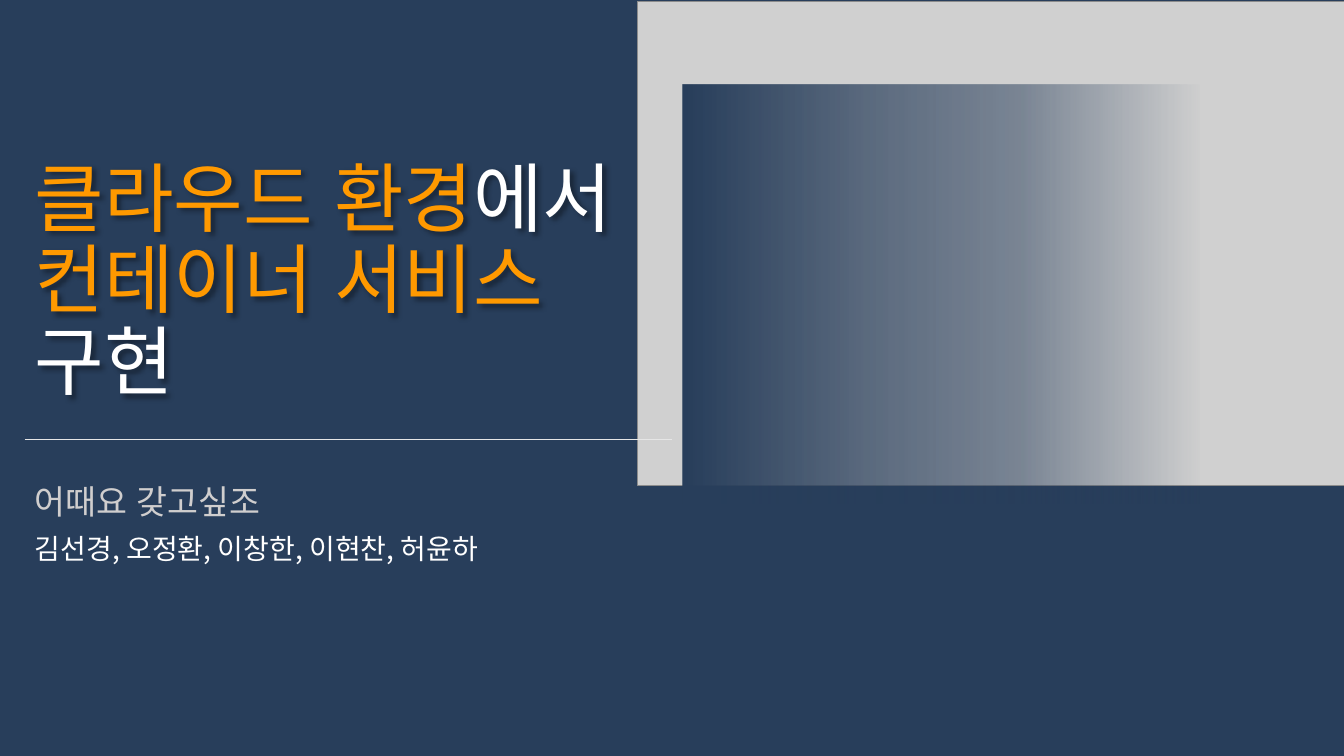
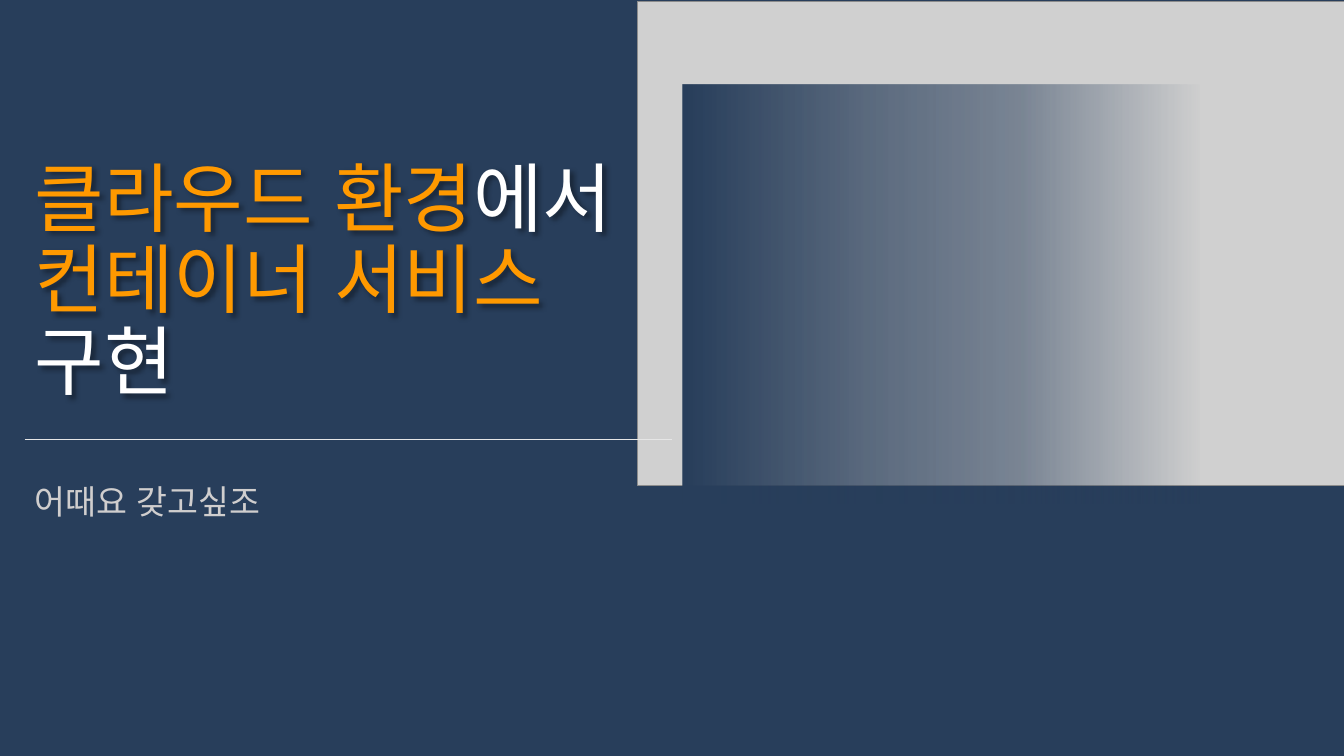
Before and after one commit to SK9604/Ansible, a slide deck: slide 1 of project/group/어때요 갖고싶조.ppsx. Drawn at 1344x756 pixels with LibreOffice and Linux fonts; fonts in the diff are those of the drawing; grey boxes stand for pictures. Boxes give left, top, right and bottom in pixels: in the first picture for what was removed or moved away, otherwise in the second. Text is boxed around its words. In the diff, an @@ line names an element or a change of style, - is before the commit and + after.

```diff
--- a/project/group/어때요 갖고싶조.ppsx
+++ b/project/group/어때요 갖고싶조.ppsx
@@ subtitle at (35,535,478,564): paragraph removed @@
-김선경, 오정환, 이창한, 이현찬, 허윤하
```
Also in this commit, not shown: 3 other slides changed, 10 slides added, 9 slides removed.
